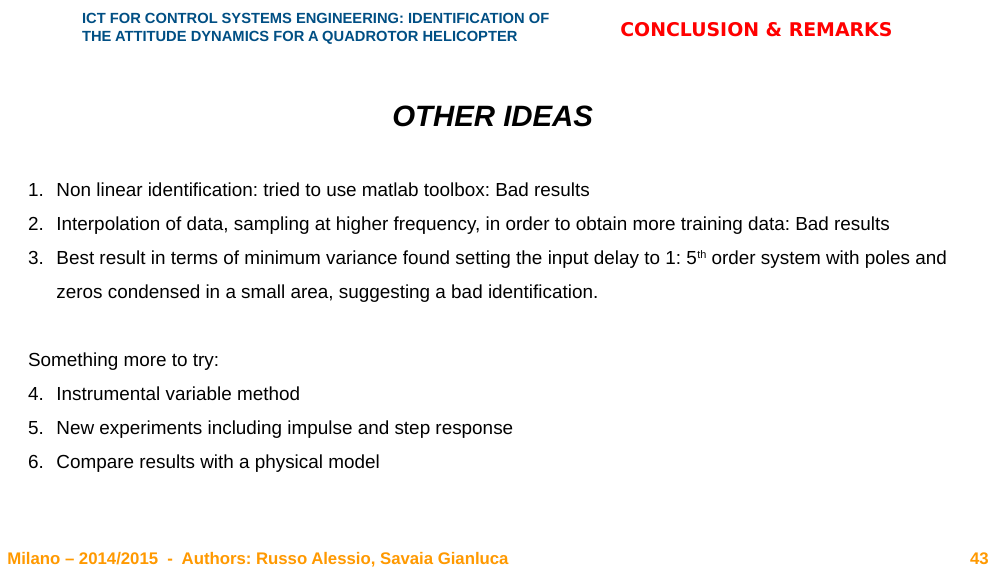
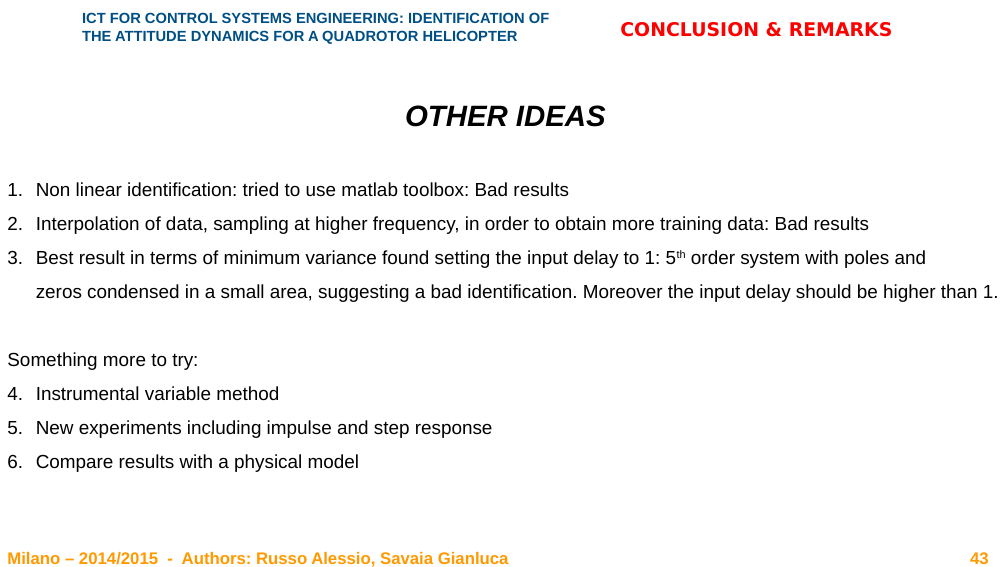
Before and after one commit to rssalessio/BlackBox-Quadrotor-Identification, a slide deck: slide 43 of report/Report.pptx. Drawn at 1008x567 pixels with LibreOffice and Linux fonts; fonts in the diff are those of the drawing; background and template pictures are left out. Boxes give left, top, right and bottom in pixels: in the first picture for what was removed or moved away, otherwise in the second. Text is boxed around its words. In the diff, an @@ line names an element or a change of style, - is before the commit and + after.

```diff
--- a/report/Report.pptx
+++ b/report/Report.pptx
@@ text "OTHER IDEAS": place and size @@
-text "OTHER IDEAS" at <box>28,105,947,472</box>
+text "OTHER IDEAS" at <box>7,105,999,472</box>
@@ text at <box>36,250,999,302</box>: text changed @@
-3. Best result in terms of minimum variance found setting the input delay to 1: 5th order system with poles and
-   zeros condensed in a small area, suggesting a bad identification.
+3. Best result in terms of minimum variance found setting the input delay to 1: 5th order system with poles and
+   zeros condensed in a small area, suggesting a bad identification. Moreover the input delay should be higher than 1.
```
Also in this commit, not shown: 2 other slides changed, 1 other file.
